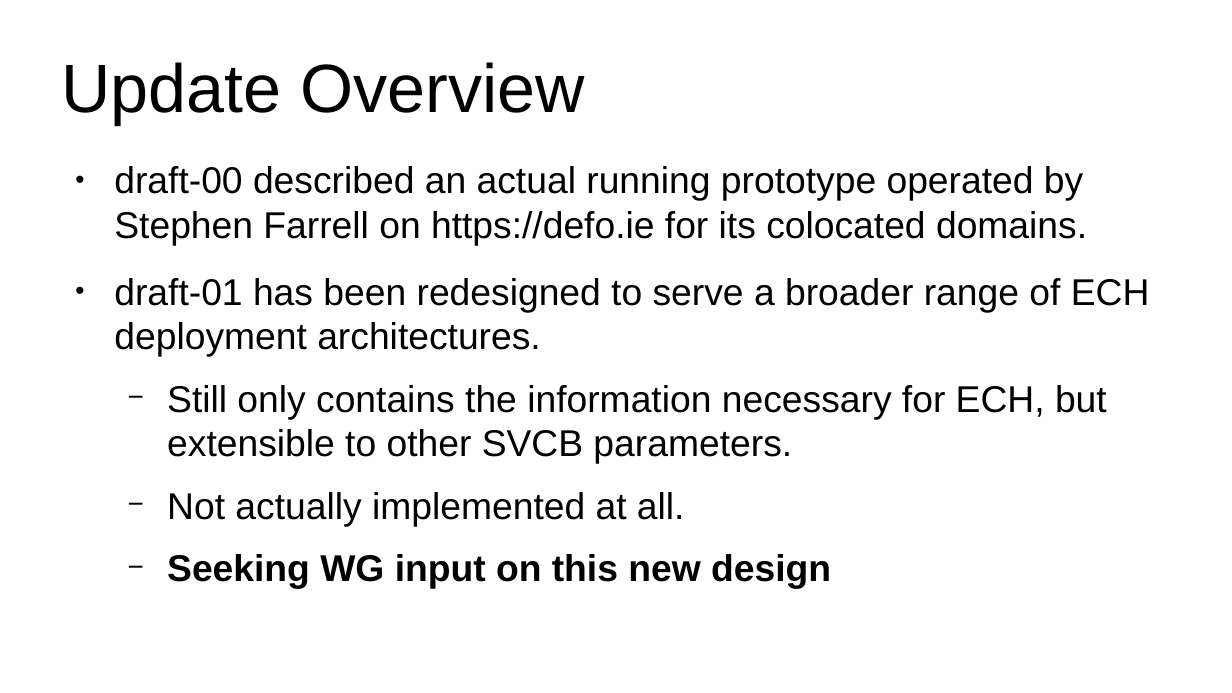
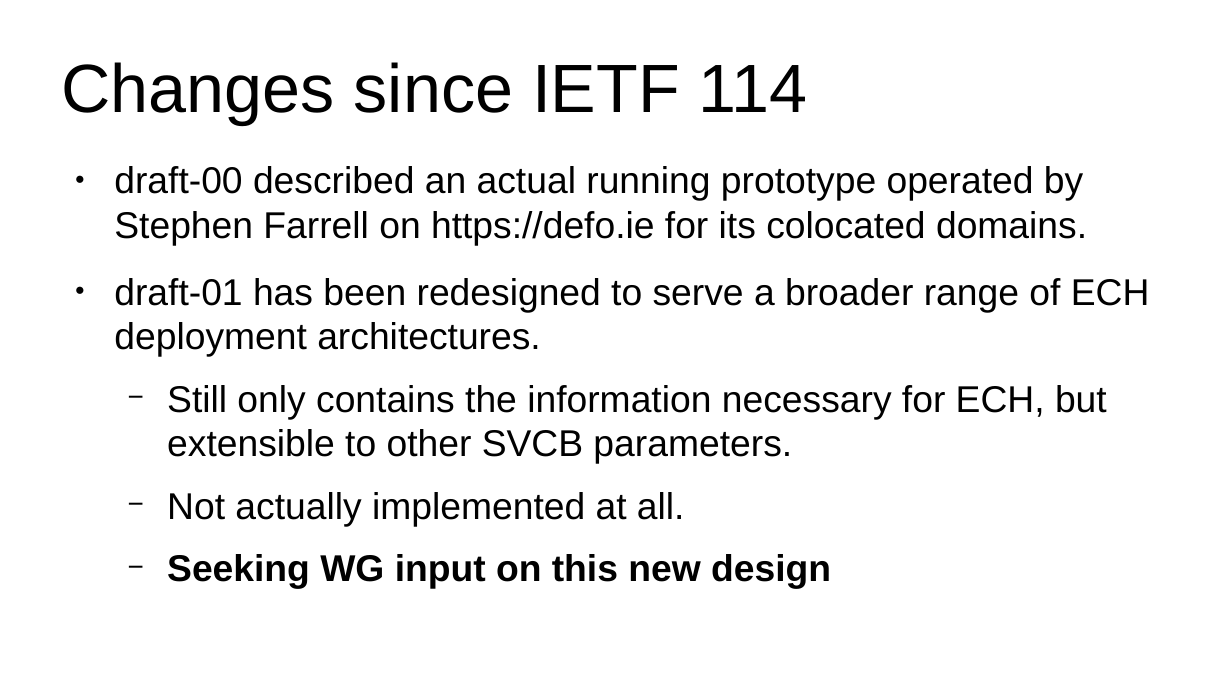
Before and after one commit to sftcd/wkesni, a slide deck: slide 2 of wkech-115-slides.odp. Drawn at 1232x693 pixels with LibreOffice and Linux fonts; fonts in the diff are those of the drawing. Boxes give left, top, right and bottom in pixels: in the first picture for what was removed or moved away, otherwise in the second. Text is boxed around its words. In the diff, an @@ line names an element or a change of style, - is before the commit and + after.

Commit message:
Change "Updates Overview" to "Changes since IETF 114"

```diff
--- a/wkech-115-slides.odp
+++ b/wkech-115-slides.odp
@@ title at (62,62,808,125): text changed @@
-Update Overview
+Changes since IETF 114
```
Also in this commit, not shown: 2 other slides changed, 1 other file.
